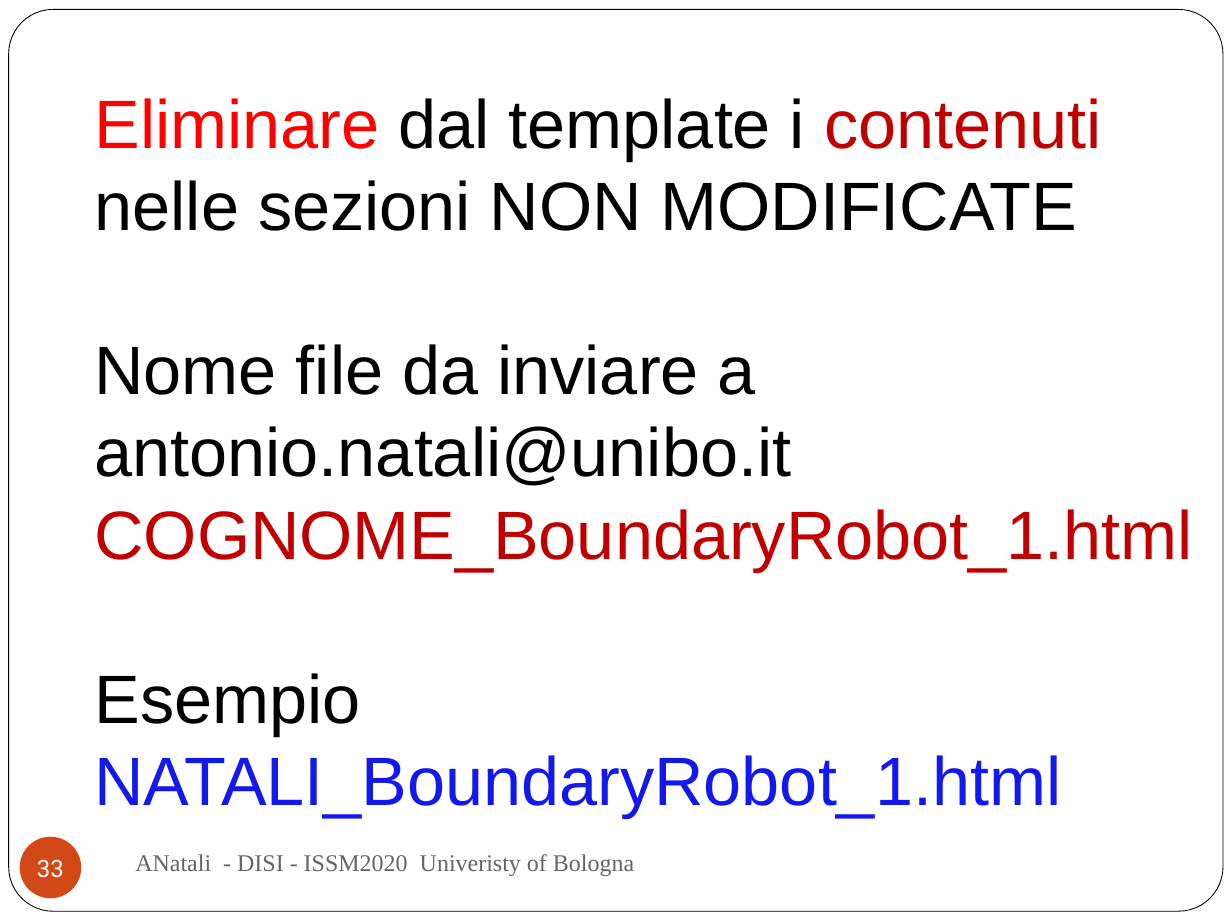
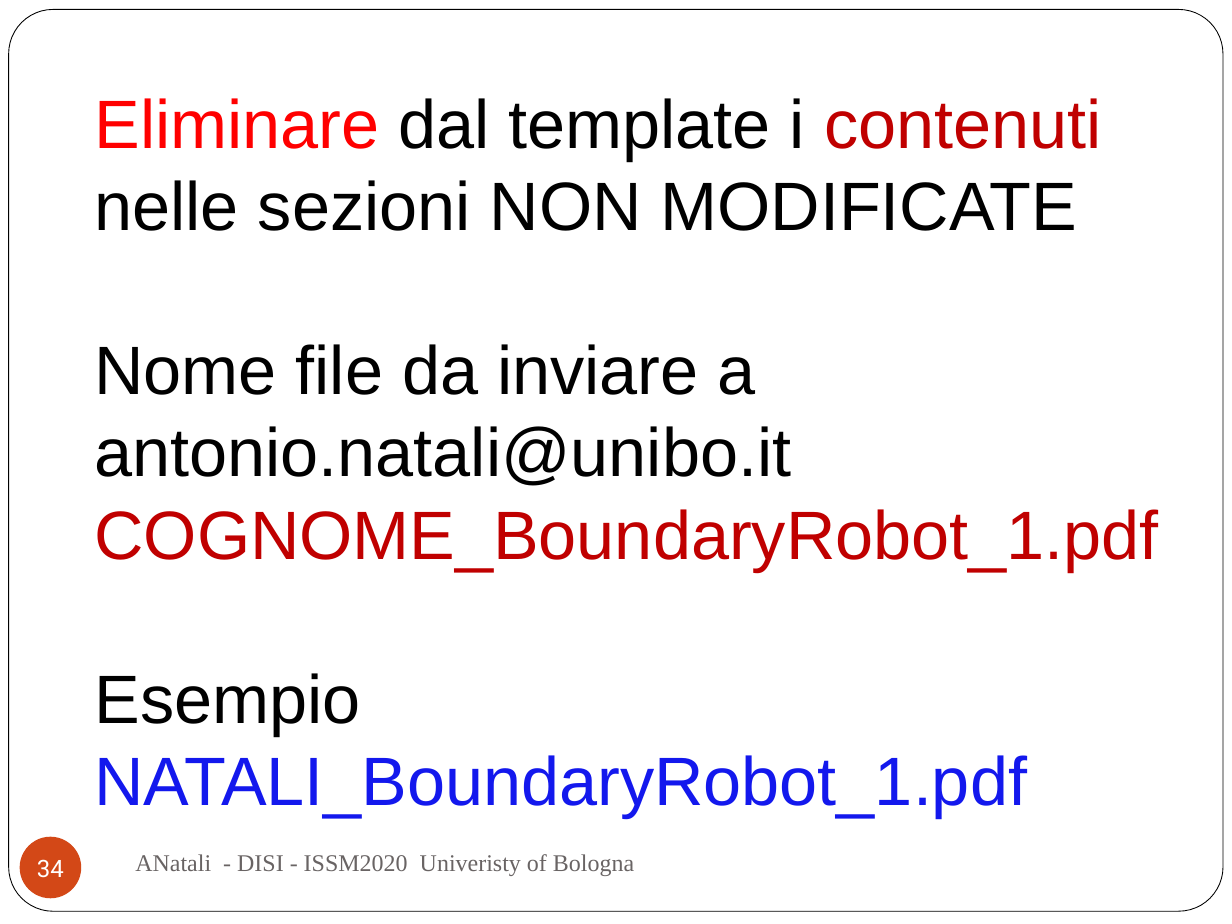
Before and after one commit to anatali/iss2020LabBo, a slide deck: slide 34 of it.unibo.issLabStart/userDocs/ISSM2020.pptx (slide 33 before the commit). Drawn at 1232x924 pixels with LibreOffice and Linux fonts; fonts in the diff are those of the drawing. Boxes give left, top, right and bottom in pixels: in the first picture for what was removed or moved away, otherwise in the second. Text is boxed around its words. In the diff, an @@ line names an element or a change of style, - is before the commit and + after.

```diff
--- a/it.unibo.issLabStart/userDocs/ISSM2020.pptx
+++ b/it.unibo.issLabStart/userDocs/ISSM2020.pptx
@@ text at bbox=[94, 509, 1158, 571]: text changed @@
-COGNOME_BoundaryRobot_1.html
+COGNOME_BoundaryRobot_1.pdf
@@ text at bbox=[94, 755, 1027, 817]: text changed @@
-NATALI_BoundaryRobot_1.html
+NATALI_BoundaryRobot_1.pdf
@@ page number at bbox=[37, 859, 64, 878]: text changed @@
-33
+34
```
Also in this commit, not shown: 1 other slide changed, 1 slide added, 5 other files.
